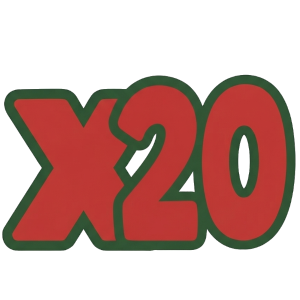
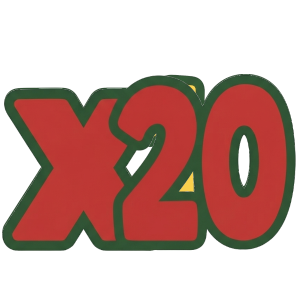
Layers edited between the first and the second w=300, h=300 image:
showed "Копия Gemini_Generated_Image_98gaet98gaet98ga.jpg" over [2, 74, 296, 233]
